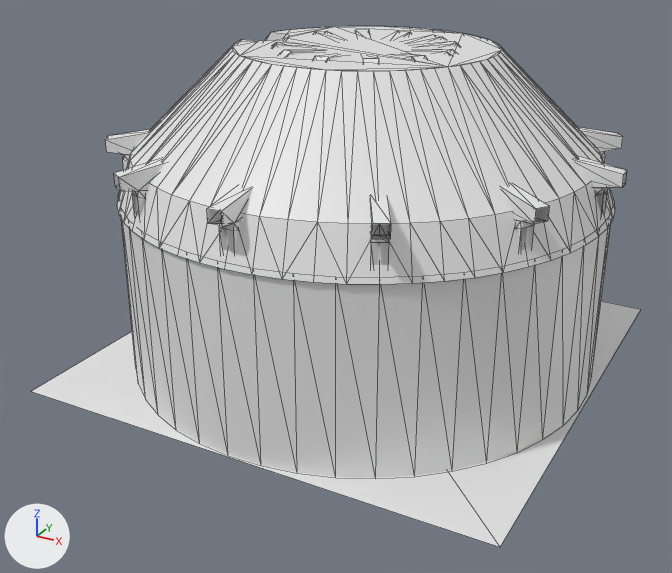
The OBJ model Models/Matt Smith Interior.obj as it was, and as the next commit left it.
Camera for both pictures: a 50 mm camera at (42.0, -82.4, 40.6) aimed at (-1.2, -4.0, 1.4). Lighting does not change. The marker at lower left points along +X, +Y and +Z. Mesh edges are drawn as thin lines on the coarser meshes. Where no turn or scale is listed for an object, it has been applied to the vertices.

Objects in the first picture: 'Floor', 'Pillars', 'Roof', 'Walls'.
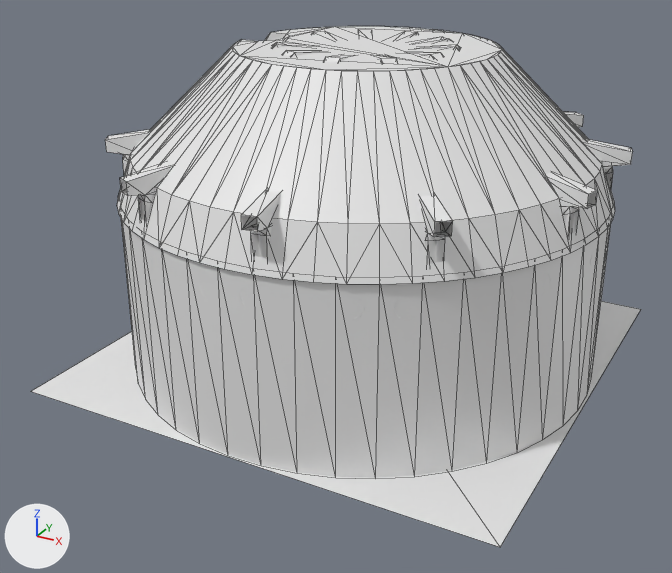
Where the change shows, as pixel boxes (x1, y1, x2, y2) in the pictures (672 x 573 px; the box of a moved part takes in the faces that stretch with it):
'Pillars', reshaped: before (105, 30, 627, 266); after (105, 30, 632, 264)
part 1 of me_pillars, moved or reshaped: before (395, 54, 550, 251); after (374, 56, 453, 264)
part 2 of me_pillars, moved or reshaped: before (419, 49, 627, 215); after (409, 52, 598, 235)
part 3 of me_pillars, moved or reshaped: before (425, 42, 623, 164); after (426, 45, 632, 190)
part 4 of me_pillars, moved or reshaped: before (355, 30, 370, 36); after (358, 30, 372, 36)
part 5 of me_pillars, moved or reshaped: before (114, 31, 561, 266); after (120, 31, 584, 259)

What changed in the scene script:
```text
Change me_pillars:
    used by ob_pillars; location = (0.0, 0.0, 0.0)
    remove me_pillars.from_pydata(...)  # 770 vertices, 1562 faces; spans x -22.8..26.0, y -26.0..26.0, z -9.0..25.9
    add me_pillars.from_pydata(...)  # 700 vertices, 1420 faces; spans x -23.2..25.2, y -25.9..25.9, z -9.0..25.9
    me_pillars part 1: the loose piece of 70 vertices spanning x 2.5..22.8, y -13.6..-1.0, z -9.0..25.9 is turned -19.5 degrees about the z axis through the mesh origin
    me_pillars part 2: the loose piece of 70 vertices spanning x 3.3..26.0, y -0.7..0.7, z -9.0..25.9 is turned -16 degrees about the z axis through the mesh origin
    me_pillars part 3: the loose piece of 70 vertices spanning x 2.5..22.8, y 1.0..13.6, z -9.0..25.9 is turned -12.5 degrees about the z axis through the mesh origin
    me_pillars part 4: the loose piece of 70 vertices spanning x -13.6..-1.0, y 2.5..22.8, z -9.0..25.9 is turned -2 degrees about the z axis through the mesh origin
    me_pillars part 5: 1 vertex moved within x -3.2, y 1.0, z 25.4; 414 vertices removed from x -22.8..13.6, y -26.0..26.0, z -9.0..25.9; 344 vertices added at x -23.2..16.9, y -25.9..25.9, z -9.0..25.9
```
